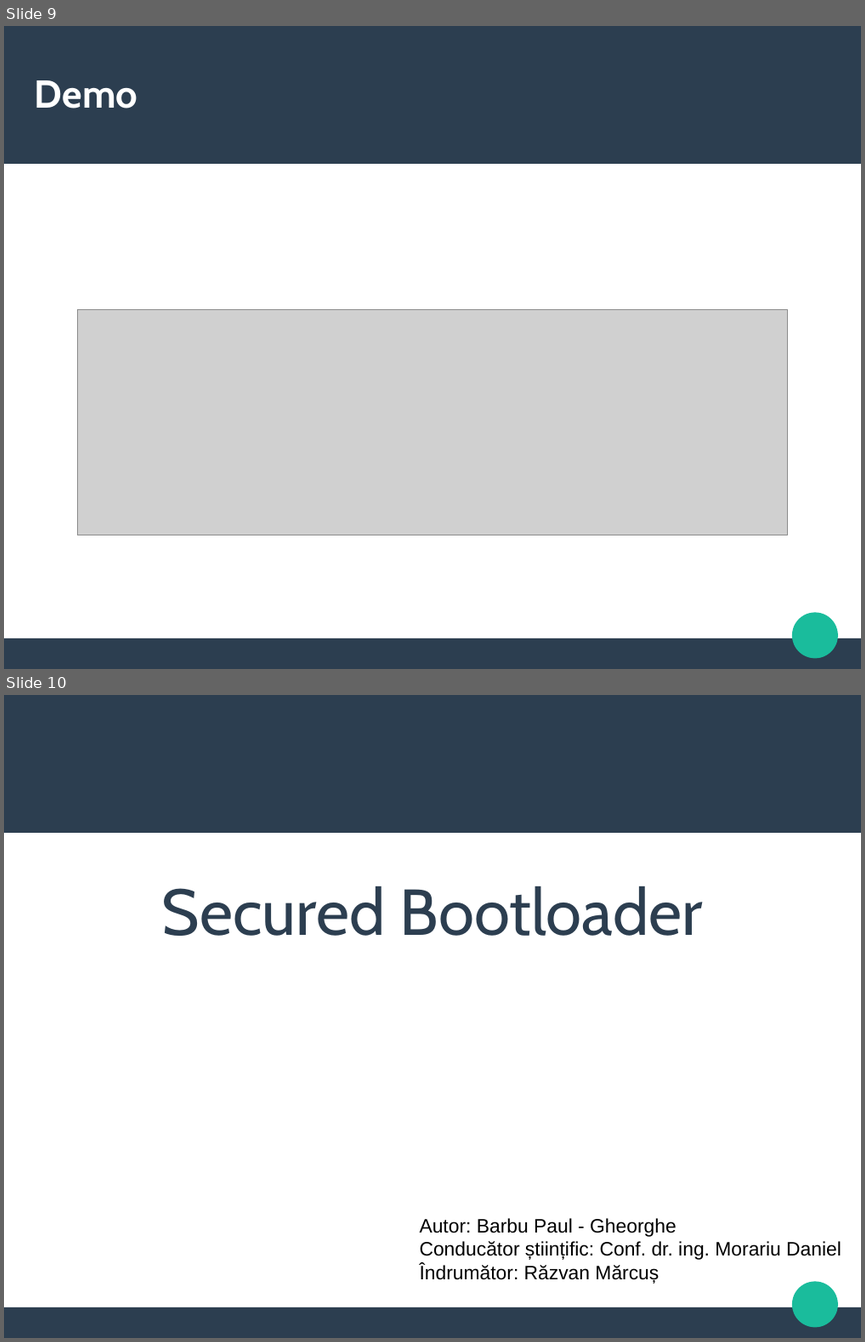
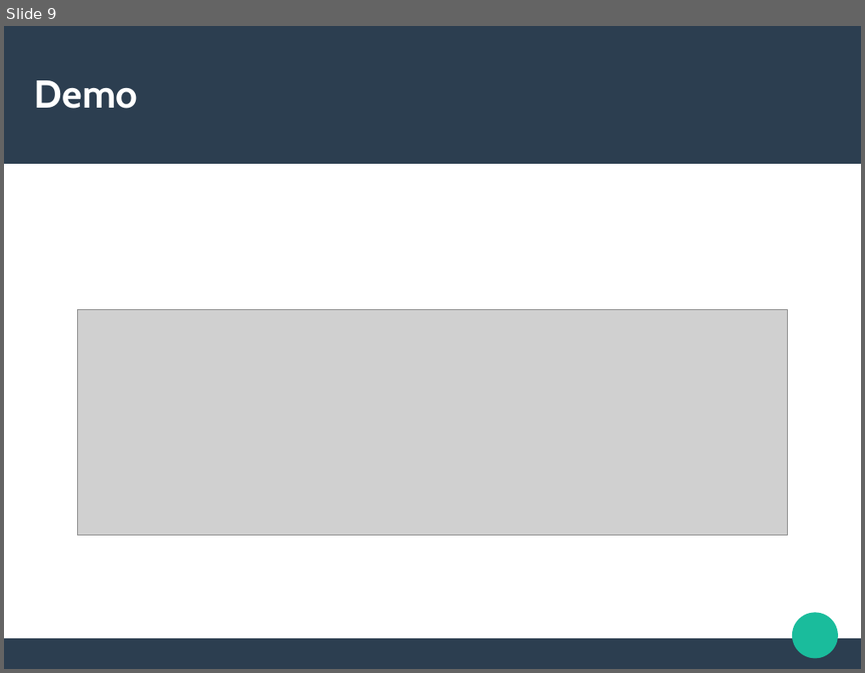
Before and after one commit to paulbarbu/msc-thesis, a slide deck: Bootloader - licenta.odp. Shown one above the other, each under a label of ours: slides 9 and 10 before the commit, slide 9 after it. The pictures are 865x1342 and 865x673 pixels, drawn with LibreOffice and Linux fonts; fonts in the diff are those of the drawing; grey boxes stand for pictures. Boxes give left, top, right and bottom in pixels: in the first picture for what was removed or moved away, otherwise in the second. Text is boxed around its words. In the diff, an @@ line names an element or a change of style, - is before the commit and + after.

```diff
--- a/Bootloader - licenta.odp
+++ b/Bootloader - licenta.odp
@@ slide 10 removed at bbox=[4, 695, 861, 1338], background #FFFFFF; not listed: 3 template elements that a slide beside it also shows @@
@@ subtitle removed at bbox=[162, 886, 703, 936] @@
-Secured Bootloader
@@ text removed at bbox=[420, 1218, 841, 1283] @@
-Autor: Barbu Paul - Gheorghe
-Conducător științific: Conf. dr. ing. Morariu Daniel
-Îndrumător: Răzvan Mărcuș
```
Also in this commit, not shown: 1 slide changed, 6 slides added, 16 other files.
